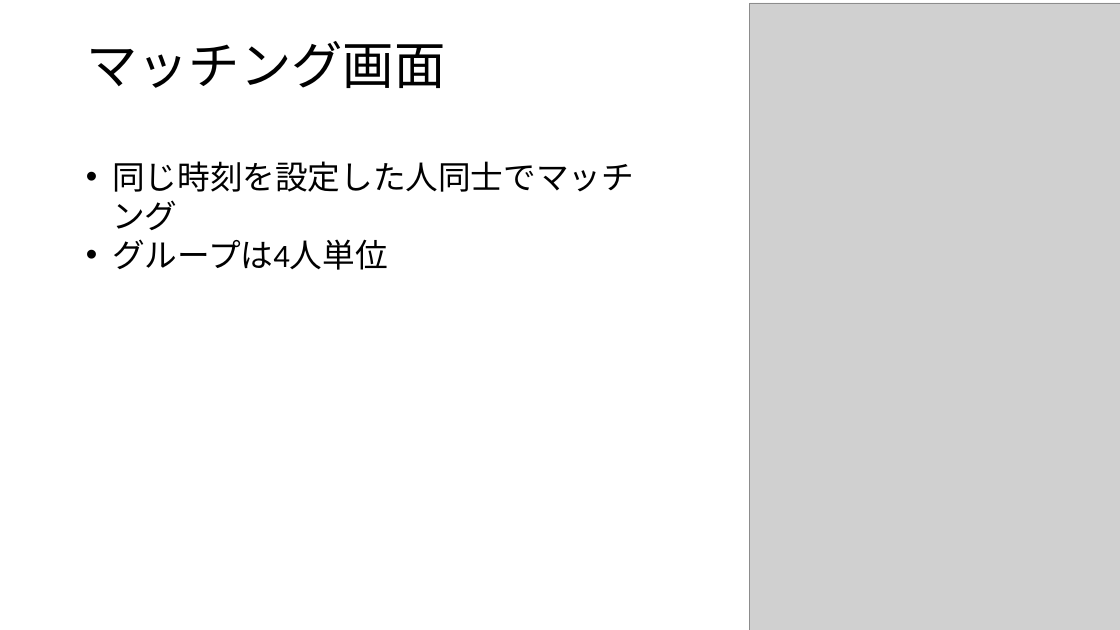
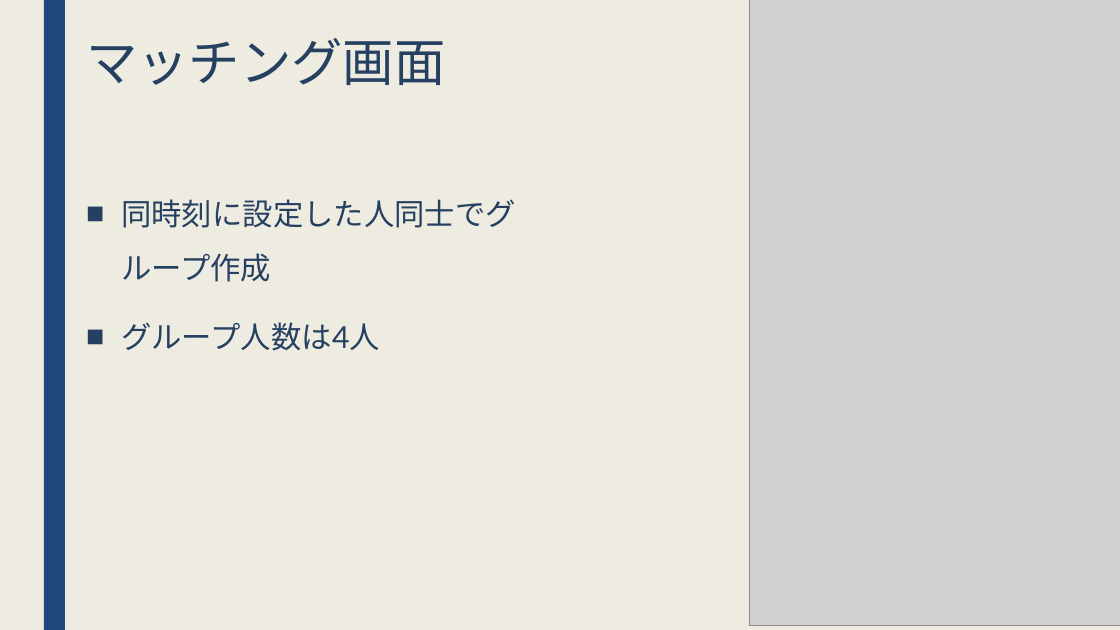
Before and after one commit to jack-app/jackhack2018_F, a slide deck: slide 6 of htmlcss/pptx/teamF.pptx. Drawn at 1120x630 pixels with LibreOffice and Linux fonts; fonts in the diff are those of the drawing; grey boxes stand for pictures. Boxes give left, top, right and bottom in pixels: in the first picture for what was removed or moved away, otherwise in the second. Text is boxed around its words. In the diff, an @@ line names an element or a change of style, - is before the commit and + after.

```diff
--- a/htmlcss/pptx/teamF.pptx
+++ b/htmlcss/pptx/teamF.pptx
@@ background #FFFFFF to #EEECE1 @@
@@ rectangle added at box(44, 0, 65, 630), fill #1F497D @@
@@ picture: place and size @@
-picture at box(750, 3, 1120, 630)
+picture at box(750, 0, 1120, 625)
@@ title "マッチング画面" at box(86, 38, 445, 85): font Calibri to Lato, text colour #000000 to #254061; line spacing 0.9 to 0.89; vertical alignment middle to top @@
@@ text at box(121, 199, 515, 351): text changed; size 28 to 26 pt; font Calibri to Lato; text colour #000000 to #254061 @@
-• 同じ時刻を設定した人同士でマッチング
-• グループは4人単位
+■ 同時刻に設定した人同士でグループ作成
+■ グループ人数は4人
```
Also in this commit, not shown: 5 other slides changed, 1 slide added, 1 slide removed.
